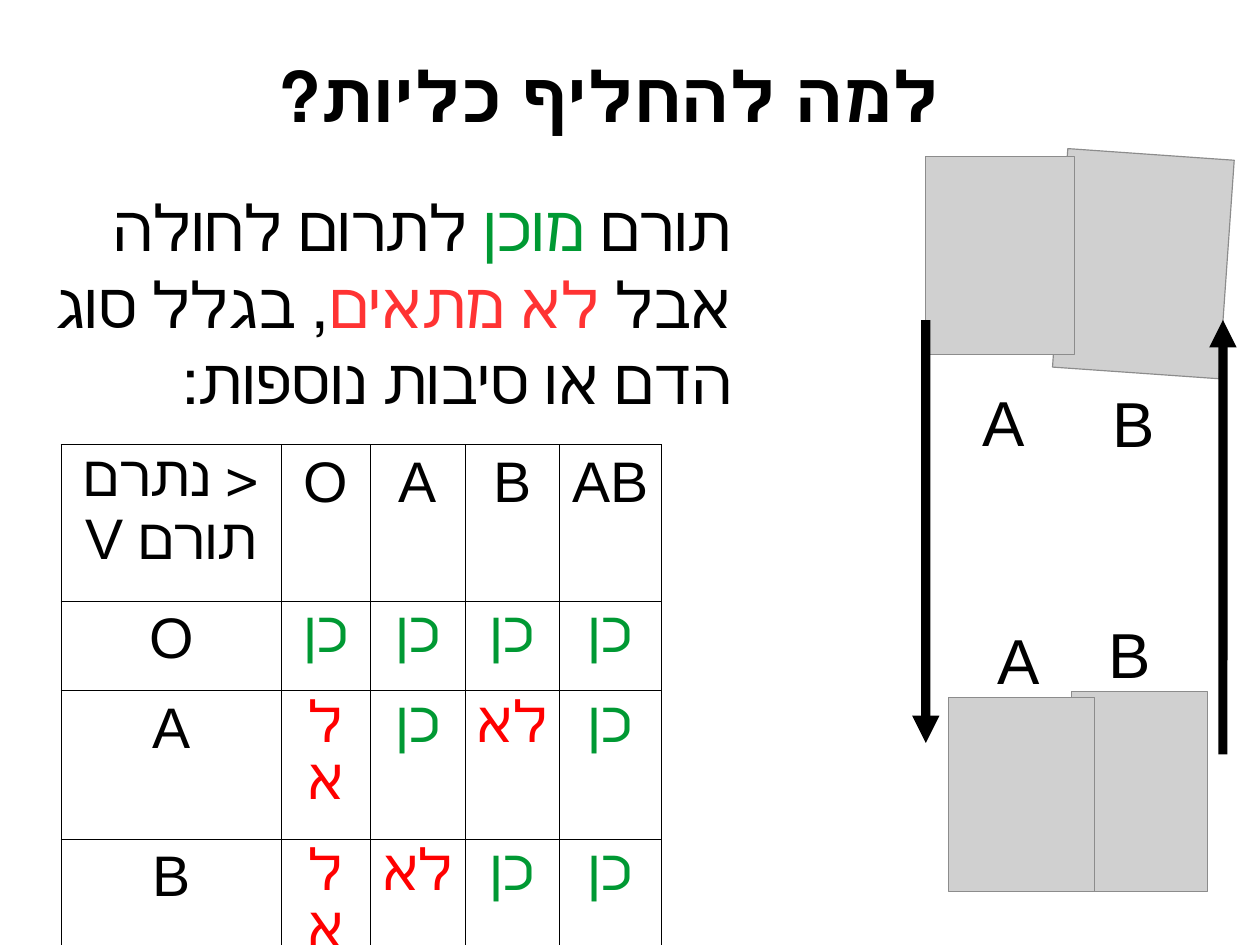
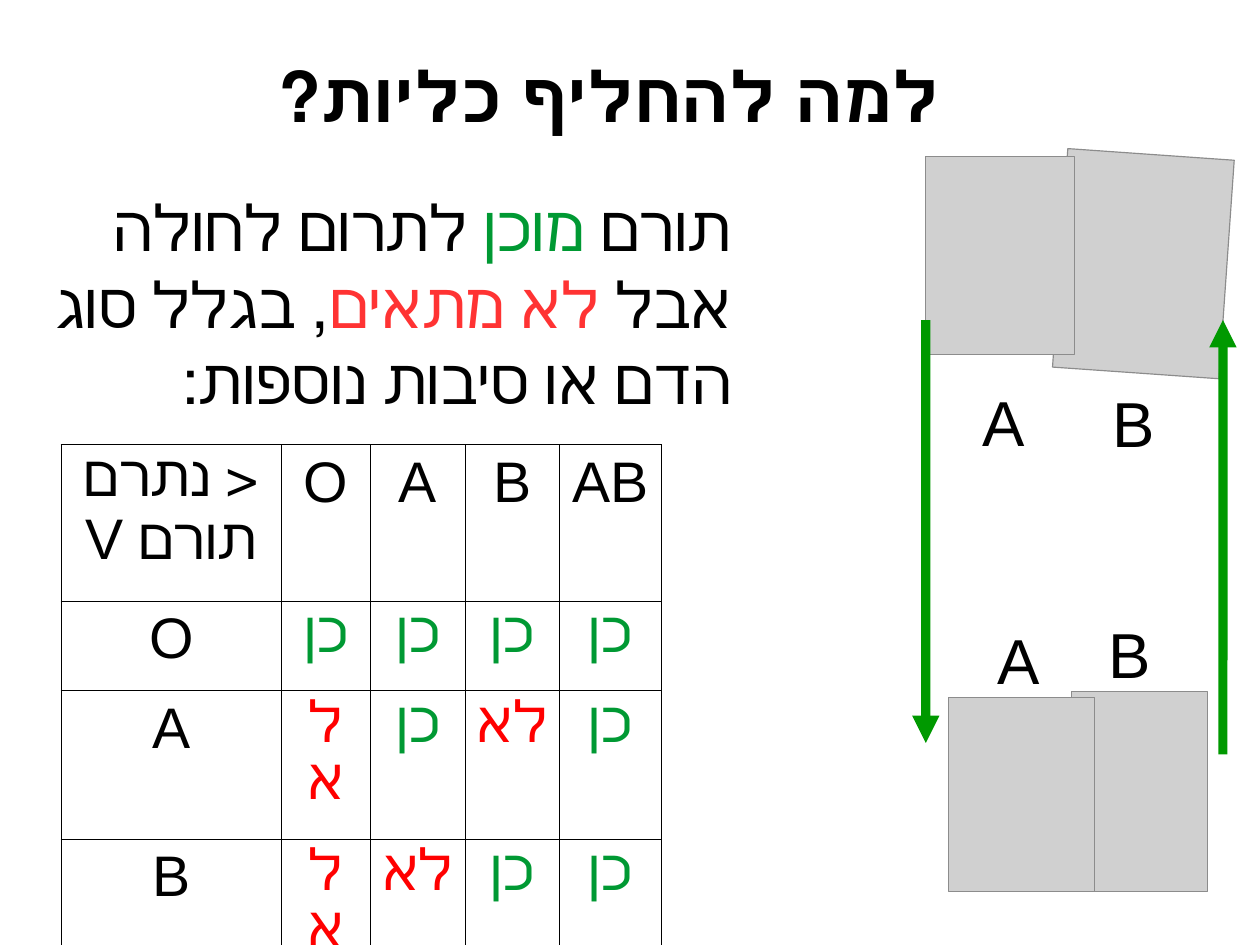
Before and after one commit to erelsgl-at-ariel/algorithms2m-5778, a slide deck: slide 12 of week03-cycles/slides.odp (slide 11 before the commit). Drawn at 1260x945 pixels with LibreOffice and Linux fonts; fonts in the diff are those of the drawing; grey boxes stand for pictures. Boxes give left, top, right and bottom in pixels: in the first picture for what was removed or moved away, otherwise in the second. Text is boxed around its words. In the diff, an @@ line names an element or a change of style, - is before the commit and + after.

```diff
--- a/week03-cycles/slides.odp
+++ b/week03-cycles/slides.odp
@@ arrow (926, 320) - (926, 743): stroke #000000 5.75 pt to #009900 5.75 pt @@
@@ arrow (1223, 755) - (1223, 320): stroke #000000 5.75 pt to #009900 5.75 pt @@
```
Also in this commit, not shown: 1 other slide changed, 8 slides added, 2 slides removed, 5 other files.
